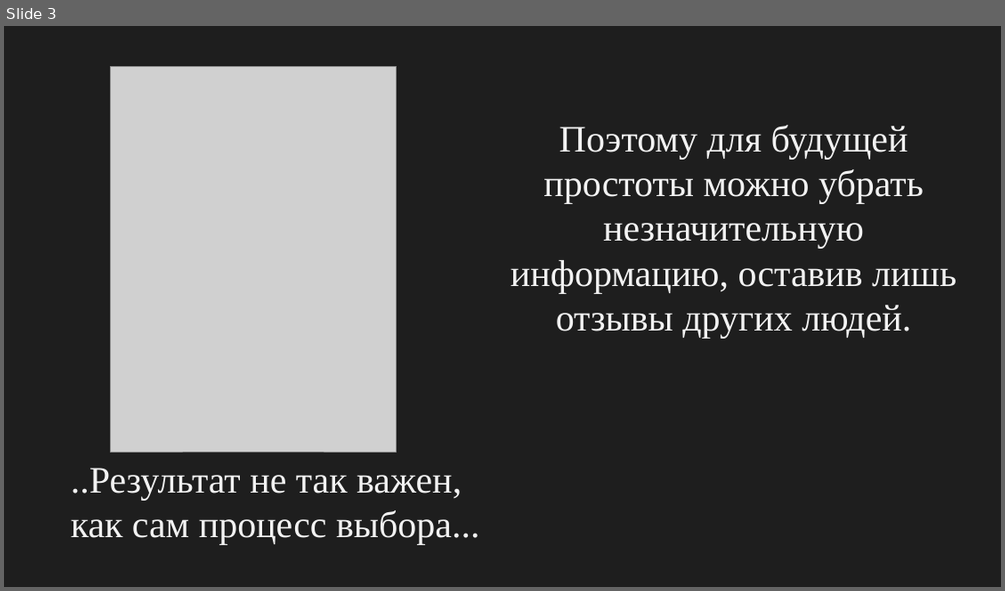
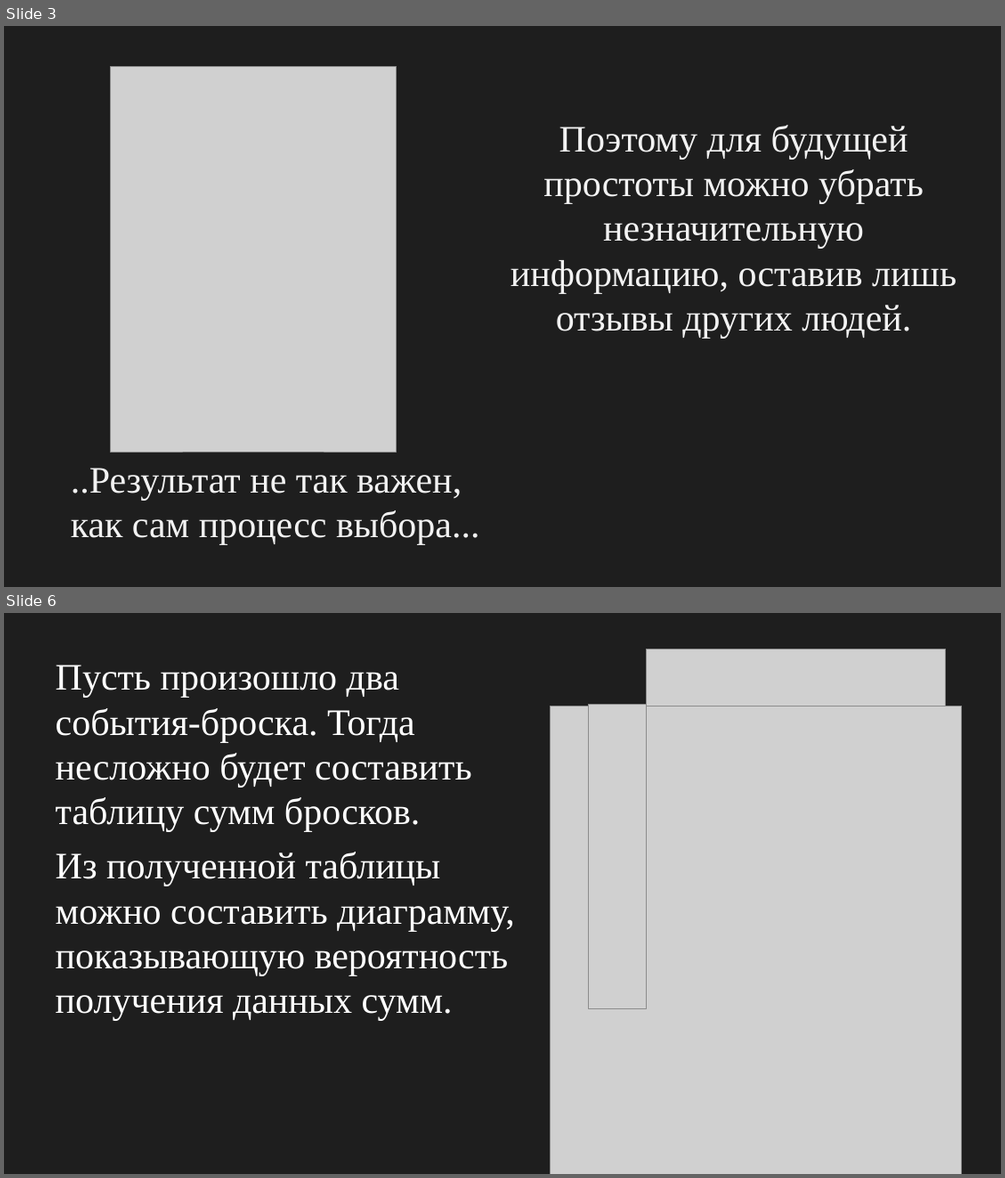
Before and after one commit to Yur1yPzdc/Ultra_Probably_Project, a slide deck: Project_v2.pptx. Shown one above the other, each under a label of ours: slide 3 before the commit, slides 3 and 6 after it; the slides between them are not shown. The pictures are 1005x591 and 1005x1178 pixels, drawn with LibreOffice and Linux fonts; fonts in the diff are those of the drawing; grey boxes stand for pictures. Boxes give left, top, right and bottom in pixels: in the first picture for what was removed or moved away, otherwise in the second. Text is boxed around its words. In the diff, an @@ line names an element or a change of style, - is before the commit and + after.

```diff
--- a/Project_v2.pptx
+++ b/Project_v2.pptx
@@ slide 6 added at bbox=[4, 613, 1001, 1174], background #FFFFFF @@
@@ rectangle added at bbox=[4, 613, 1001, 1174], fill #1E1E1E @@
@@ text added at bbox=[56, 665, 471, 832], 36 pt, text #FFFFFF @@
+Пусть произошло два события-броска. Тогда несложно будет составить таблицу сумм бросков.
@@ picture added at bbox=[646, 649, 946, 706] @@
@@ picture added at bbox=[550, 706, 961, 1174] @@
@@ picture added at bbox=[588, 705, 646, 1008] @@
@@ text added at bbox=[56, 852, 515, 1021], 36 pt, text #FFFFFF @@
+Из полученной таблицы можно составить диаграмму, показывающую вероятность получения данных сумм.
```
Also in this commit, not shown: 1 slide changed, 1 other slide added, 1 slide removed, 8 other files.
